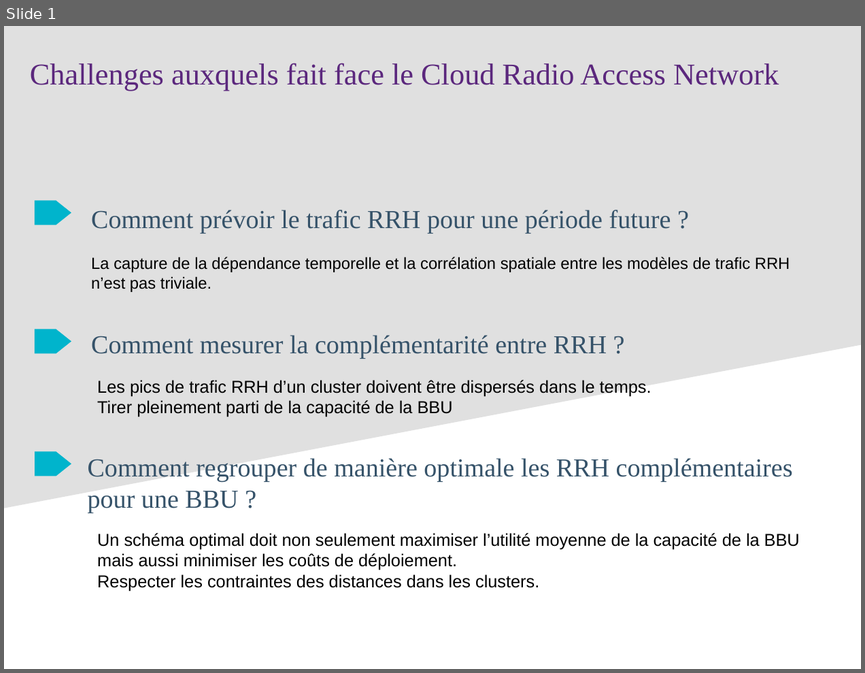
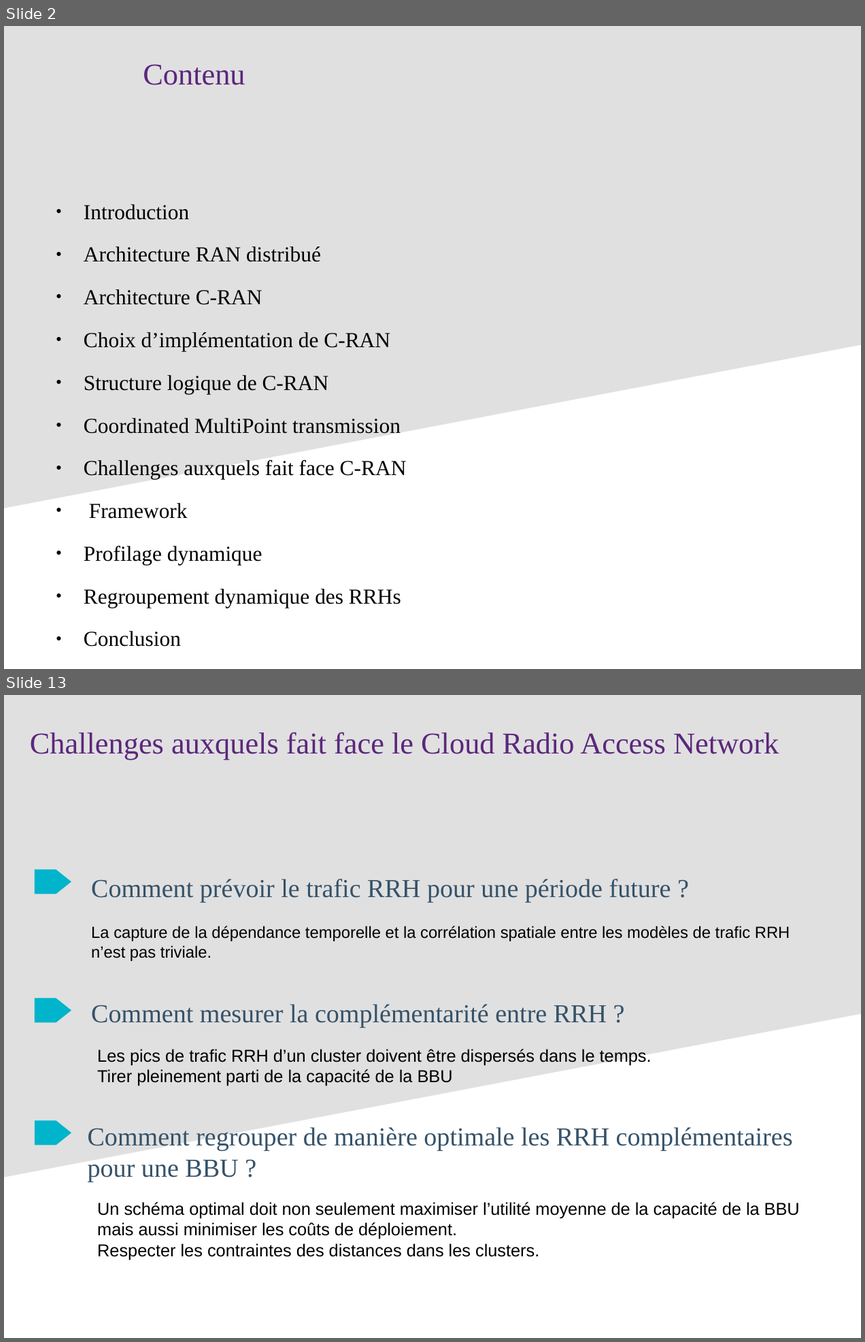
Before and after one commit to hanane-djeddal/PLDAC, a slide deck: reunions/Presentations/Presentation 1.odp. Shown one above the other, each under a label of ours: slide 1 before the commit, slides 2 and 13 after it; the slides between them are not shown. The pictures are 865x673 and 865x1342 pixels, drawn with LibreOffice and Linux fonts; fonts in the diff are those of the drawing. Boxes give left, top, right and bottom in pixels: in the first picture for what was removed or moved away, otherwise in the second. Text is boxed around its words. In the diff, an @@ line names an element or a change of style, - is before the commit and + after.

```diff
--- a/reunions/Presentations/Presentation 1.odp
+++ b/reunions/Presentations/Presentation 1.odp
@@ slide 2 added at bbox=[4, 26, 861, 669], background #FFFFFF; not listed: 1 template element that a slide beside it also shows @@
@@ text added at bbox=[143, 64, 245, 85], 28 pt, text #5B277D @@
+Contenu
@@ text added at bbox=[84, 204, 407, 646], 19.8 pt, text #000000 @@
+● Introduction
+● Architecture RAN distribué
+● Architecture C-RAN
+● Choix d’implémentation de C-RAN
+● Structure logique de C-RAN
+● Coordinated MultiPoint transmission
+● Challenges auxquels fait face C-RAN
+● Framework
+● Profilage dynamique
+● Regroupement dynamique des RRHs
+● Conclusion
@@ what was slide 1 is now slide 13 @@
```
Also in this commit, not shown: 12 other slides added, 18 other files.
